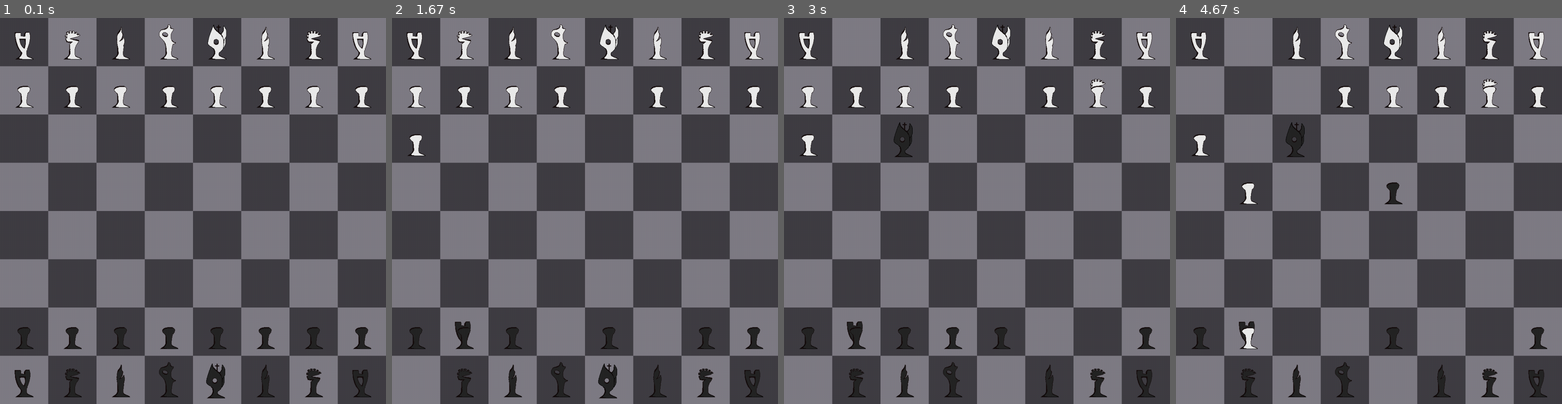
Above: before the commit, frames 1-4 (left to right).
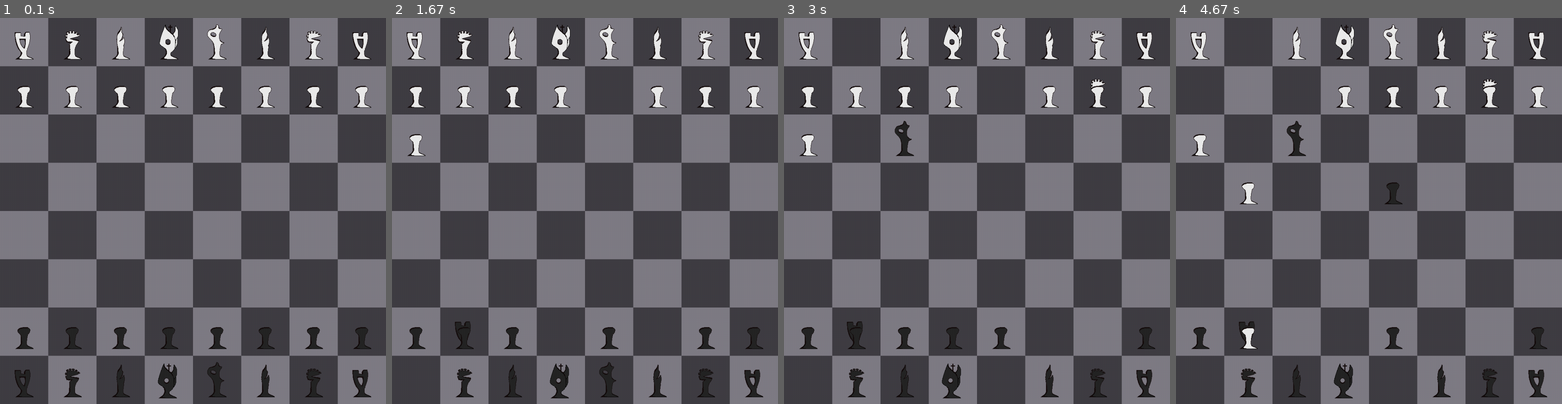
Above: after the commit, the same moments.

Repository: juozas-commits/Pygame_Chess
Game: pygame game, started from main.py
The game is run twice, just before and just after one commit, with the same random seed, the same clock (stepped at 60 frames per second) and the same inputs.
Inputs (mouse positions are in pixels of both pictures, inside the frame that each line leads up to):
- Up to frame 1 (0.1 s): no input
- Up to frame 2 (1.67 s): press the mouse at (561, 330) at 0.37 s; move the mouse to (565, 218) at 0.47 s; release the mouse at (569, 106) at 0.6 s; press the mouse at (415, 380) at 0.7 s; move the mouse to (430, 349) at 0.8 s; release the mouse at (449, 322) at 0.93 s; press the mouse at (658, 330) at 1.03 s; move the mouse to (693, 319) at 1.13 s; release the mouse at (731, 311) at 1.27 s; press the mouse at (608, 91) at 1.37 s; move the mouse to (523, 106) at 1.47 s; release the mouse at (438, 126) at 1.6 s
- Up to frame 3 (3 s): press the mouse at (1096, 330) at 1.7 s; move the mouse to (1100, 218) at 1.8 s; release the mouse at (1100, 102) at 1.93 s; press the mouse at (1146, 330) at 2.03 s; move the mouse to (1046, 342) at 2.13 s; release the mouse at (946, 353) at 2.27 s; press the mouse at (1000, 380) at 2.37 s; move the mouse to (946, 261) at 2.47 s; release the mouse at (892, 141) at 2.6 s; press the mouse at (857, 41) at 2.7 s; move the mouse to (965, 72) at 2.8 s; release the mouse at (1073, 102) at 2.93 s
- Up to frame 4 (4.67 s): press the mouse at (1345, 330) at 3.03 s; move the mouse to (1372, 261) at 3.13 s; release the mouse at (1399, 187) at 3.27 s; press the mouse at (1249, 91) at 3.37 s; move the mouse to (1253, 149) at 3.47 s; release the mouse at (1260, 203) at 3.6 s; press the mouse at (1295, 330) at 3.7 s; move the mouse to (1338, 342) at 3.8 s; release the mouse at (1376, 349) at 3.93 s; press the mouse at (1199, 91) at 4.03 s; move the mouse to (1299, 87) at 4.13 s; release the mouse at (1396, 87) at 4.27 s; press the mouse at (1295, 91) at 4.37 s; move the mouse to (1276, 218) at 4.47 s; release the mouse at (1260, 346) at 4.6 s

The runs differ from the first frame. In frame 1, 94% of the frame differs, in the area x 0-100%, y 0-100%; in frame 2, 95%; in frame 3, 95%; in frame 4, 95%.

Commit message:
Update main.py

Diff:
--- a/main.py
+++ b/main.py
@@ -12,9 +12,9 @@
     top = 0
     for y in range(8):
         if y % 2 == 0:
+            left = 0
+        else:
             left = 135
-        else:
-            left = 0
         for x in range(4):
             tile = pygame.Rect(left, top, width, height)
             pygame.draw.rect(screen, white_colour, tile)
@@ -22,26 +22,6 @@
         top += 135
 
 
-# class King(pygame.sprite.Sprite):
-#     def __init__(self, piece_name, offset_x, offset_y):
-#         super().__init__()
-#         self.image = pygame.Surface([120, 120])
-#         self.image = pygame.image.load(f'Directory\king_black.png')
-#         self.rect = self.image.get_rect()
-#         self.offset_x = offset_x
-#         self.offset_y = offset_y
-#         self.name = f'{piece_name}'
-#         self.rect.topleft = [135*self.offset_x+7.5, 135*self.offset_y+7.5]
-#
-#     def update(self, offset_x, offset_y, name_of_held_piece):
-#         self.rect.topleft = [135 * offset_x + 7.5, 135 * offset_y + 7.5]
-#
-#     def track(self, offset_x, offset_y):
-#         self.rect.topleft = [offset_x - 60, offset_y - 60]
-#
-#     def get_position(self):
-#         return self.rect.topleft
-
 class Piece(pygame.sprite.Sprite):
     def __init__(self):
         super().__init__()
@@ -152,8 +132,8 @@
         self.rect.topleft = [135*self.offset_x+7.5, 135*self.offset_y+7.5]
 
 
-king_black = King('king_black', 0, 4, 7)
-queen_black = Queen('queen_black', 0, 3, 7)
+king_black = King('king_black', 0, 3, 7)
+queen_black = Queen('queen_black', 0, 4, 7)
 rook_black_left = Rook('rook_black_l', 0, 0, 7)
 rook_black_right = Rook('rook_black_r', 0, 7, 7)
 knight_black_left = Knight('knight_black_l', 0, 1, 7)
@@ -170,8 +150,8 @@
 pawn_black_b = Pawn('pawn_black_b', 0, 6, 6)
 pawn_black_a = Pawn('pawn_black_a', 0, 7, 6)
 
-king_white = King('king_white', 1, 4, 0)
-queen_white = Queen('queen_white', 1, 3, 0)
+king_white = King('king_white', 1, 3, 0)
+queen_white = Queen('queen_white', 1, 4, 0)
 rook_white_left = Rook('rook_white_l', 1, 0, 0)
 rook_white_right = Rook('rook_white_r', 1, 7, 0)
 knight_white_left = Knight('knight_white_l', 1, 1, 0)
@@ -188,34 +168,16 @@
 pawn_white_b = Pawn('pawn_white_b', 1, 6, 1)
 pawn_white_a = Pawn('pawn_white_a', 1, 7, 1)
 
-# king_white = Chess_piece(135*4+7.5, 135*0+7.5, 'king', 'white')
-# queen_white = Chess_piece(135*3+7.5, 135*0+7.5, 'queen', 'white')
-# rook_white_left = Chess_piece(135*0+7.5, 135*0+7.5, 'rook', 'white')
-# rook_white_right = Chess_piece(135*7+7.5, 135*0+7.5, 'rook', 'white')
-# knight_white_left = Chess_piece(135*1+7.5, 135*0+7.5, 'knight', 'white')
-# knight_white_right = Chess_piece(135*6+7.5, 135*0+7.5, 'knight', 'white')
-# bishop_white_left = Chess_piece(135*2+7.5, 135*0+7.5, 'bishop', 'white')
-# bishop_white_right = Chess_piece(135*5+7.5, 135*0+7.5, 'bishop', 'white')
-
 chess_pieces_sprite_group = pygame.sprite.Group()
-
 chess_pieces_sprite_group.add(king_black, queen_black, rook_black_left, rook_black_right, knight_black_left, knight_black_right, bishop_black_left, bishop_black_right,
                               pawn_black_h, pawn_black_g, pawn_black_f, pawn_black_e, pawn_black_d, pawn_black_c, pawn_black_b, pawn_black_a,
                               king_white, queen_white, rook_white_left, rook_white_right, knight_white_left, knight_white_right, bishop_white_left, bishop_white_right,
                               pawn_white_h, pawn_white_g, pawn_white_f, pawn_white_e, pawn_white_d, pawn_white_c, pawn_white_b, pawn_white_a,)
 
-
-
-# black_pieces.add(king_black, queen_black, rook_black_left, rook_black_right,
-#                  bishop_black_left, bishop_black_right, knight_black_left, knight_black_right)
-# white_pieces.add(king_white, queen_white, rook_white_left, rook_white_right,
-#                  bishop_white_left, bishop_white_right, knight_white_left, knight_white_right)
-
-
 clock = pygame.time.Clock()
 screen_width = 1080
 screen_height = 1080
-screen = pygame.display.set_mode((screen_width,screen_height))
+screen = pygame.display.set_mode((screen_width, screen_height))
 pygame.display.set_caption("SACHMATAI")
 
 black_colour = (64, 62, 68)
@@ -239,13 +201,9 @@
             mouse_is_pressed = False
             pygame.mouse.set_visible(True)
 
-
     chessboard()
 
-
     chess_pieces_sprite_group.draw(screen)
-
-    # white_pieces.draw(screen)
 
     x_mouse, y_mouse = pygame.mouse.get_pos()
 
@@ -262,12 +220,5 @@
             piece.update(math.floor(x_mouse/135), math.floor(y_mouse/135), name_of_held_piece)
             name_of_held_piece = ''
 
-
-
-
-    print(name_of_held_piece)
-
-
-
     pygame.display.flip()
     clock.tick(60)
